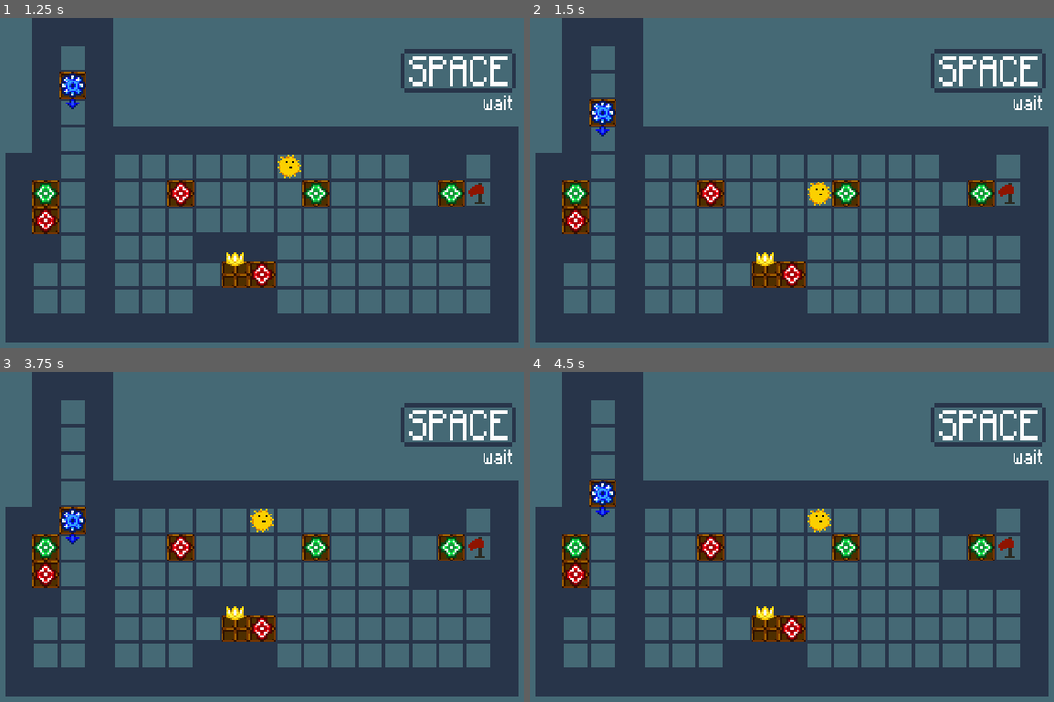
Above: before the commit, frames 1-4 (two rows, left to right).
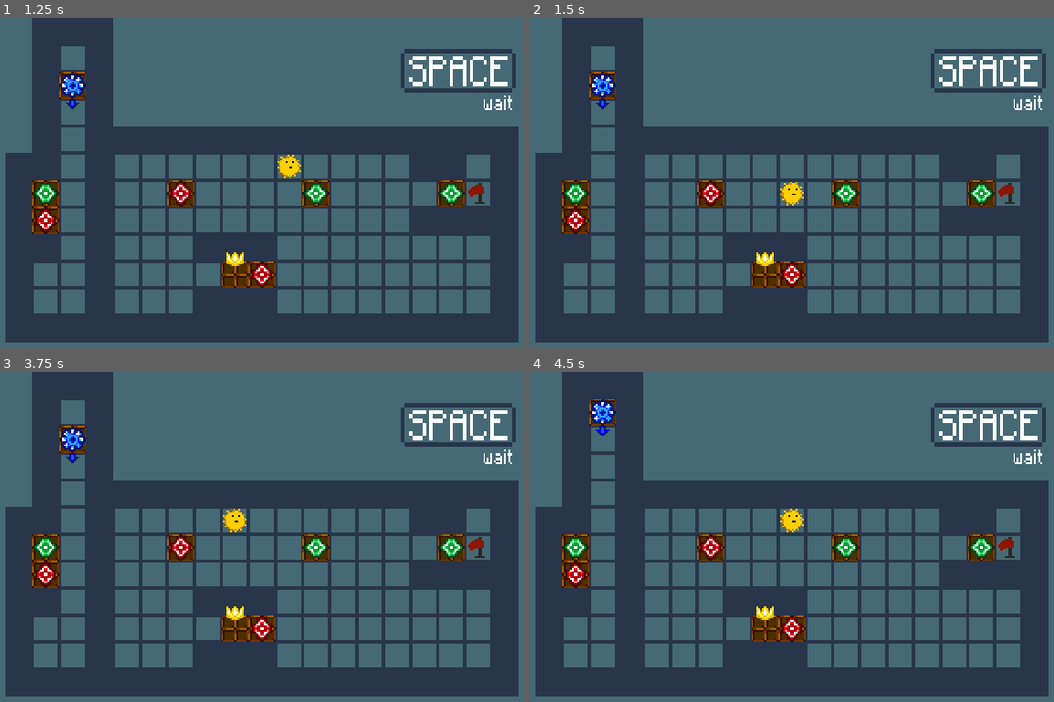
Above: after the commit, the same moments.

Repository: UnstableStrafe/LinkCube
Game: Godot game, scene res://levels/level_7.tscn
Two runs of this game, one before a commit and one after it. Both use one fixed random seed, a clock stepped at 60 frames per second and the inputs below. This scene is started directly instead of the project's main scene.
Inputs:
- Up to frame 1 (1.25 s): tap Enter at 0.5 s; hold D (move_right) from 0.53 s (still down); hold Space (next_level) from 0.53 s (still down)
- Up to frame 2 (1.5 s): tap R (restart) at 1.25 s; release D (move_right) at 1.28 s; release Space (next_level) at 1.28 s; hold S (move_down) from 1.28 s (still down); tap Space (next_level) at 1.35 s
- Up to frame 3 (3.75 s): tap R (restart) at 2, 3.5 s; release S (move_down) at 2.03 s; hold D (move_right) 2.03-2.78 s; hold Z (undo) 2.03-2.78 s; tap Space (next_level) at 2.3, 2.85 s; hold W (move_up) 2.78-3.53 s; hold A (move_left) from 3.53 s (still down); hold Space (next_level) from 3.53 s (still down)
- Up to frame 4 (4.5 s): keep holding A (move_left); tap R (restart) at 4.15 s; release Space (next_level) at 4.28 s; tap Z (undo) at 4.35 s

Frame 1 is identical in both runs. In frame 2, 1.3% of the frame differs, in the area x 11-58%, y 16-57%; in frame 3, 1.3%, in the area x 11-53%, y 16-53%; in frame 4, 1.3%.

Commit message:
Fix circular resource issue + reload level

Diff:
--- a/levels/level.gd
+++ b/levels/level.gd
@@ -3,7 +3,6 @@
 
 @export var level_id: int
 @export var level_name: String
-@export var level_index: Level_Index
 
 @onready var player = %Player
 
@@ -21,4 +20,6 @@
 func _unhandled_input(event: InputEvent) -> void:
 	if event.is_action_pressed("next_level") and can_progress:
 		# Load next level
-		get_tree().change_scene_to_packed(level_index.levels[level_id])
+		get_tree().change_scene_to_packed(Global.levels[level_id])
+	elif event.is_action_pressed("restart"):
+		get_tree().reload_current_scene()
--- a/levels/level_framework.tscn
+++ b/levels/level_framework.tscn
@@ -1,7 +1,6 @@
 [gd_scene load_steps=7 format=3 uid="uid://7pbu3m2f4nfr"]
 
 [ext_resource type="Script" path="res://levels/level.gd" id="1_e1tw1"]
-[ext_resource type="Resource" uid="uid://8j8fglxdvy8f" path="res://resources/level_index.tres" id="2_7gxtc"]
 [ext_resource type="TileSet" uid="uid://bbykwo35isbtl" path="res://resources/tiles.tres" id="2_nhpp1"]
 [ext_resource type="Script" path="res://resources/undo_manager.gd" id="2_s8lla"]
 [ext_resource type="PackedScene" uid="uid://bu03m6i3nfgh3" path="res://player/player.tscn" id="3_j5vv5"]
@@ -9,7 +8,6 @@
 
 [node name="Level" type="Node2D"]
 script = ExtResource("1_e1tw1")
-level_index = ExtResource("2_7gxtc")
 
 [node name="undo_manager" type="Node" parent="." node_paths=PackedStringArray("player")]
 script = ExtResource("2_s8lla")
--- a/resources/global.gd
+++ b/resources/global.gd
@@ -6,6 +6,8 @@
 
 @export var move_time := 0.2
 
+var levels: Array[PackedScene] = load("res://resources/level_index.tres").levels
+
 var tilemap: TileMap:
 	set(value):
 		tilemap = value
